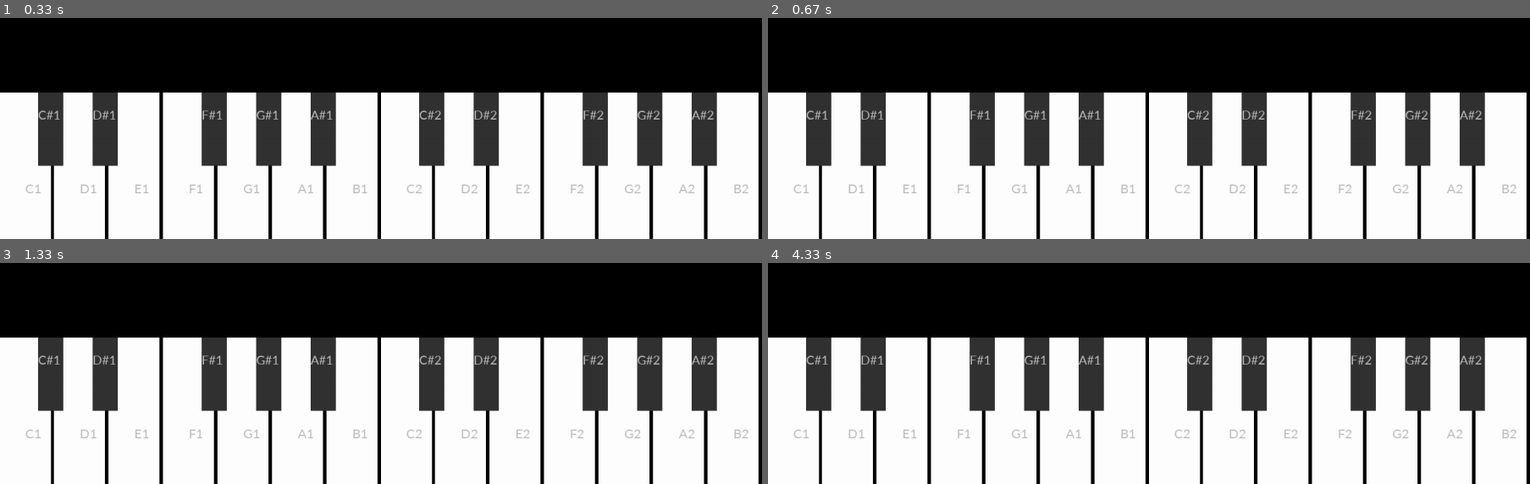
Above: before the commit, frames 1-4 (two rows, left to right).
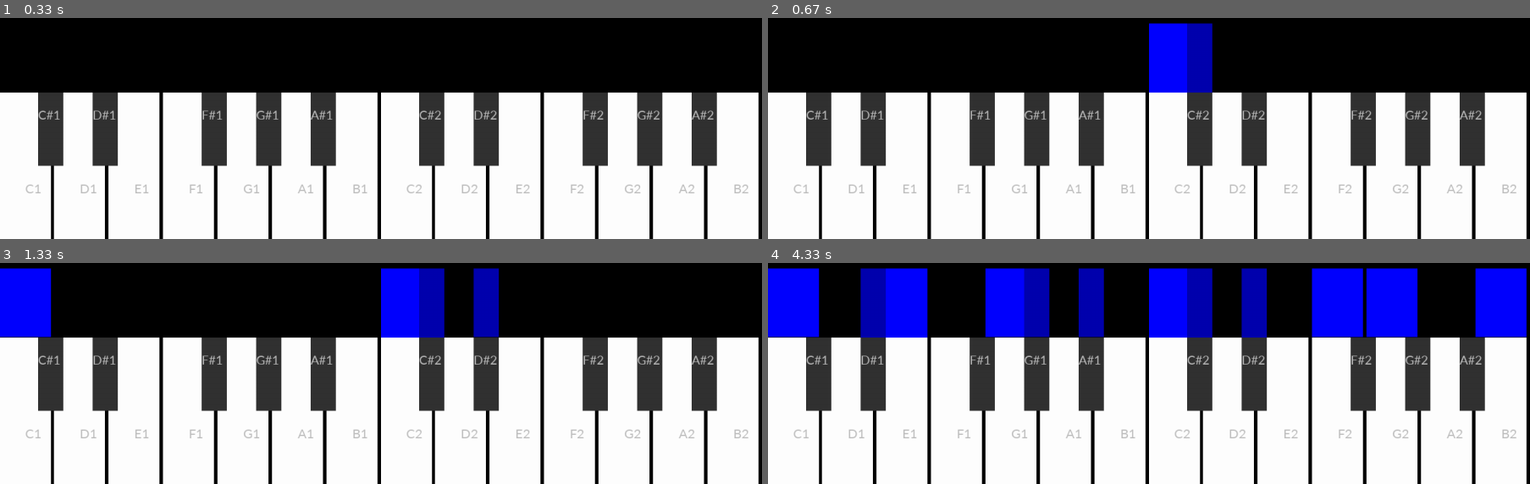
Above: after the commit, the same moments.

Repository: jdrhea/pygame-piano
Game: pygame game, started from pypiano.py
Two runs of this game, one before a commit and one after it. Both use one fixed random seed, a clock stepped at 60 frames per second and the inputs below.
Inputs (mouse positions are in pixels of both pictures, inside the frame that each line leads up to):
- Up to frame 1 (0.33 s): no input
- Up to frame 2 (0.67 s): press the mouse at (1202, 128) at 0.37 s; move the mouse to (1118, 40) at 0.47 s; release the mouse at (outside the picture) at 0.6 s
- Up to frame 3 (1.33 s): press the mouse at (22, 411) at 0.7 s; move the mouse to (76, 296) at 0.8 s; release the mouse at (outside the picture) at 0.93 s; press the mouse at (487, 373) at 1.03 s; move the mouse to (403, 346) at 1.13 s; release the mouse at (327, 320) at 1.27 s
- Up to frame 4 (4.33 s): press the mouse at (897, 411) at 1.37 s; move the mouse to (1126, 291) at 1.47 s; release the mouse at (outside the picture) at 1.6 s; press the mouse at (1339, 411) at 1.7 s; move the mouse to (1377, 393) at 1.8 s; release the mouse at (1415, 375) at 1.93 s; press the mouse at (1011, 411) at 2.03 s; move the mouse to (1118, 307) at 2.13 s; release the mouse at (outside the picture) at 2.27 s; press the mouse at (1255, 373) at 2.37 s; move the mouse to (1088, 406) at 2.47 s; release the mouse at (920, 439) at 2.6 s; press the mouse at (1392, 411) at 2.7 s; move the mouse to (1255, 419) at 2.8 s; release the mouse at (1118, 430) at 2.93 s; press the mouse at (1034, 373) at 3.03 s; move the mouse to (1149, 324) at 3.13 s; release the mouse at (1255, 278) at 3.27 s; press the mouse at (874, 373) at 3.37 s; move the mouse to (1019, 397) at 3.47 s; release the mouse at (1156, 422) at 3.6 s; press the mouse at (1499, 411) at 3.7 s; move the mouse to (1248, 298) at 3.8 s; release the mouse at (outside the picture) at 3.93 s; press the mouse at (1088, 373) at 4.03 s; move the mouse to (1240, 338) at 4.13 s; release the mouse at (1392, 300) at 4.27 s

Frame 1 is identical in both runs. In frame 2, 2.6% of the frame differs, in the area x 50-59%, y 2-34%; in frame 3, 5.8%; in frame 4, 19%, in the area x 0-100%, y 2-34%.

Commit message:
piano tiles knockoff

Diff:
--- a/pypiano.py
+++ b/pypiano.py
@@ -1,6 +1,7 @@
 import pygame
 from sys import exit
 from itertools import chain
+import time
 
 pygame.init()
 pygame.mixer.init()
@@ -44,6 +45,7 @@
 blackSounds = [Csharp1sound, Dsharp1sound, None, Fsharp1sound, Gsharp1sound, Asharp1sound, None, Csharp2sound, Dsharp2sound, None, Fsharp2sound, Gsharp2sound, Asharp2sound, None]
 
 activeKeys = []
+activeNotes = []
 
 
 keySounds = {
@@ -78,7 +80,6 @@
 
 
 
-
 pygame.init()
 window = pygame.display.set_mode((GAME_WIDTH, GAME_HEIGHT))
 pygame.display.set_caption('Pygame Piano')
@@ -86,6 +87,8 @@
 
 
 def drawKeys():
+    whitekeys.clear()
+    blackkeys.clear()
     for i in range(0, 14):
         key = pygame.Rect((KEY_WIDTH + SPACE_WIDTH) * i , GAME_HEIGHT - KEY_HEIGHT, KEY_WIDTH, KEY_HEIGHT)
         if key in activeKeys:
@@ -106,10 +109,25 @@
         blackKey_font = pygame.font.SysFont('Gill Sans', 24)
         key_text = blackKey_font.render(blackKeyLabels[i], True, 'gray')
         window.blit(key_text, (3/4*KEY_WIDTH + (KEY_WIDTH + SPACE_WIDTH)*i, KEY_HEIGHT+KEY_HEIGHT/2))
+def drawNote():
+    for x, w, c, h, s in activeNotes:
+        white_note = pygame.Rect(x, GAME_HEIGHT - KEY_HEIGHT-h, w, h)
+        pygame.draw.rect(window, c, white_note)
 
-
+def drawNoteatX(x, w, c):
+    activeNotes.append([x, w, c, 1, False])
 
 while True: # game loop
+    growth = 500
+    dt = clock.tick(60) / 1000.0
+    for note in activeNotes:
+        if note[4]:  # shrinking
+            note[3] += 0
+            note[4] += growth * dt
+        else:
+            note[3] += growth * dt
+    # remove notes that are no longer visible
+    activeNotes = [note for note in activeNotes if note[3] > 1]
     for event in pygame.event.get():
         if event.type == pygame.QUIT: # if click X button on window
             pygame.quit()
@@ -119,10 +137,13 @@
                 keySounds[event.key].play()
                 activeKeys.append(event.key)
         if event.type == pygame.MOUSEBUTTONDOWN:
+            # when pressing a key, start new note growth state as expanding
+            # and keep old active notes unchanged
             for i in range(0, 14):
                 if whitekeys[i].collidepoint(event.pos):
                     whiteSounds[i].play()
                     activeKeys.append(whitekeys[i])
+                    drawNoteatX(whitekeys[i].x, w=KEY_WIDTH, c=(0,0,255))
             black_indices = [0,1,3,4,5,7,8,10,11,12]
             for idx in range(len(black_indices)):
                 if blackkeys[idx].collidepoint(event.pos):
@@ -130,10 +151,13 @@
                     if sound:
                         sound.play()
                     activeKeys.append(blackkeys[idx])
+                    drawNoteatX(blackkeys[idx].x, w=KEY_WIDTH/2, c=(0,0,175))
         if event.type == pygame.MOUSEBUTTONUP:
             activeKeys.clear()
-    # Create keys once
+            for note in activeNotes:
+                note[4] = True
+    window.fill((0, 0, 0))
+    drawNote()
     drawKeys()
-    print(activeKeys)
     pygame.display.update()
-    clock.tick(60)  # Limit the frame rate to 60 FPS
+    #clock.tick(60)  # Limit the frame rate to 60 FPS
